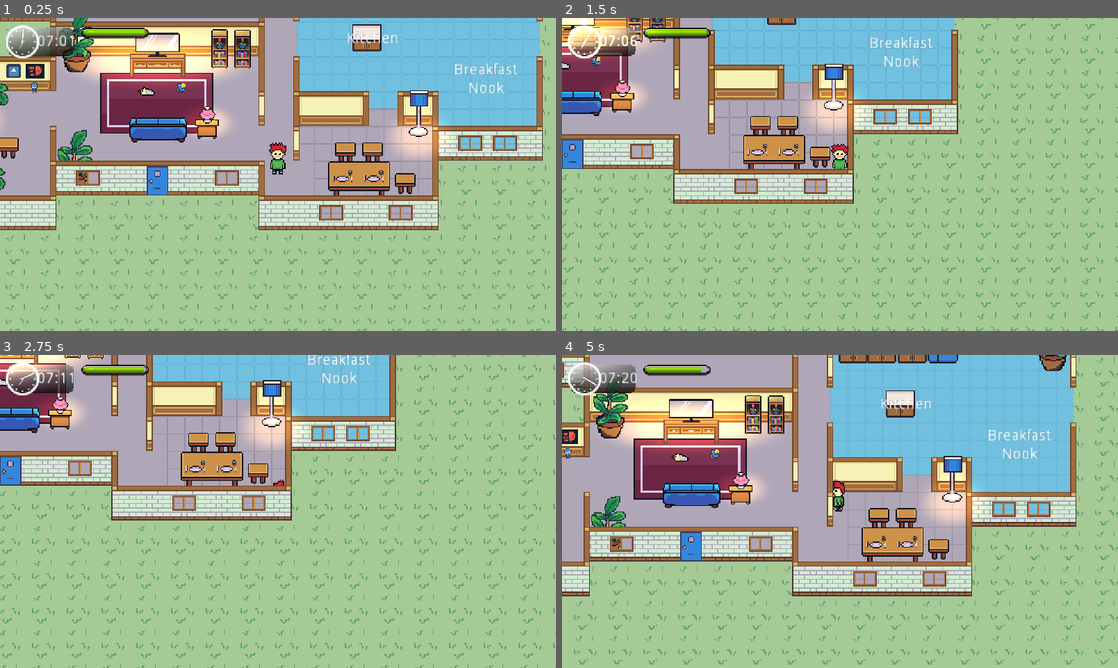
Above: before the commit, frames 1-4 (two rows, left to right).
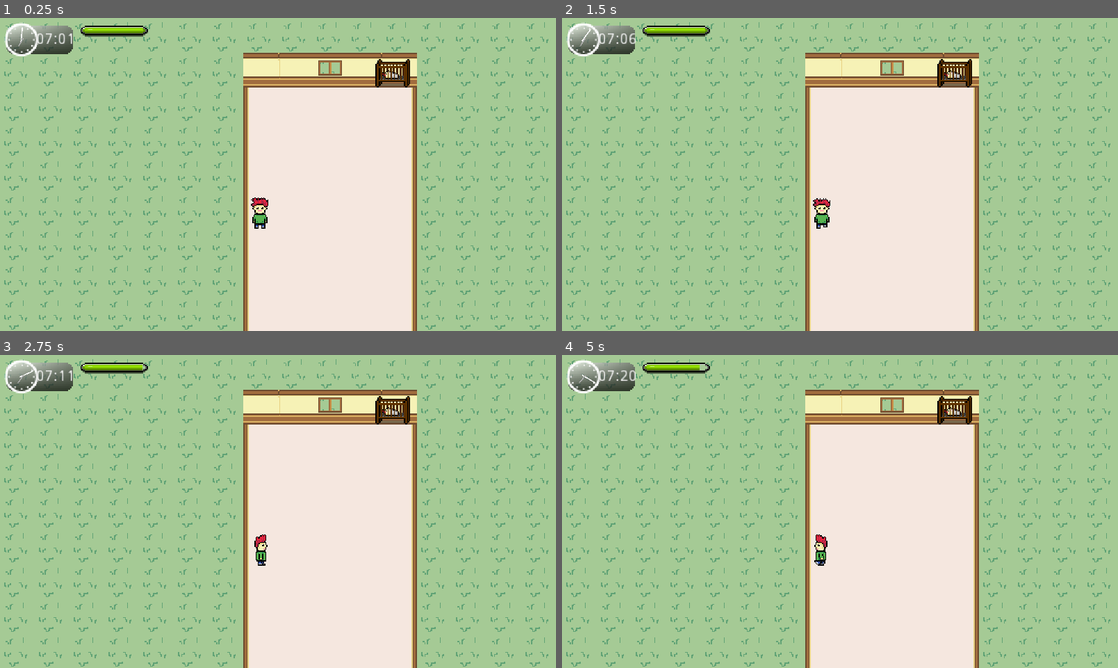
Above: after the commit, the same moments.

Repository: kevinms/godot-wild-jam-24
Game: Godot game, scene res://Main.tscn
The game is run twice, just before and just after one commit, with the same random seed, the same clock (stepped at 60 frames per second) and the same inputs. Before the commit the project starts from res://HouseV2.tscn. The engine's default icon, where the game draws it, is replaced by a stand-in: a white triangle on a blue panel in a dark square.
Inputs:
- Up to frame 1 (0.25 s): no input
- Up to frame 2 (1.5 s): tap Enter at 0.5 s; hold Right (ui_right) 0.53-1.28 s; tap Space (ui_select) at 0.6, 0.77, 1.07, 1.35 s; hold Down (ui_down) from 1.28 s (still down)
- Up to frame 3 (2.75 s): tap Space (ui_select) at 1.52, 1.82, 2.1 s; release Down (ui_down) at 2.03 s; hold Right (ui_right) from 2.03 s (still down)
- Up to frame 4 (5 s): release Right (ui_right) at 2.78 s; hold Up (ui_up) 2.78-3.53 s; tap Space (ui_select) at 2.85, 3.02, 3.32, 3.6, 3.77, 4.07, 4.35, 4.52, 4.82 s; hold Left (ui_left) from 3.53 s (still down)

The runs differ from the first frame. In frame 1, 70% of the frame differs, in the area x 0-99%, y 0-100%; in frame 2, 59%; in frame 3, 56%; in frame 4, 72%, in the area x 0-100%, y 0-100%.
Error after the commit: Attempt to call function 'getEnergy' in base 'null instance' on a null instance. (res://Player.gd:50)

Commit message:
Added Day changing overlay

Diff:
--- /dev/null
+++ b/Furniture/BedLarge.gd
@@ -0,0 +1,4 @@
+extends StaticBody2D
+
+func interact(guiHandle):
+	guiHandle.endDay()
--- a/Furniture/BedLarge.tscn
+++ b/Furniture/BedLarge.tscn
@@ -1,33 +1,34 @@
-[gd_scene load_steps=4 format=2]
+[gd_scene load_steps=5 format=2]
 
 [ext_resource path="res://Furniture/Assets/bed-large.png" type="Texture" id=1]
+[ext_resource path="res://Furniture/BedLarge.gd" type="Script" id=2]
 
-[sub_resource type="CapsuleShape2D" id=2]
+[sub_resource type="CapsuleShape2D" id=1]
 radius = 6.875
 height = 47.5
 
-[sub_resource type="RectangleShape2D" id=3]
+[sub_resource type="RectangleShape2D" id=2]
 extents = Vector2( 29.125, 26.125 )
 
-[node name="Node2D" type="StaticBody2D"]
+[node name="Bed" type="StaticBody2D"]
+collision_layer = 3
+collision_mask = 3
+script = ExtResource( 2 )
 
 [node name="bed-large" type="Sprite" parent="."]
 position = Vector2( -0.125, -30 )
 texture = ExtResource( 1 )
 
 [node name="CollisionShape2D2" type="CollisionShape2D" parent="."]
-visible = false
 position = Vector2( -0.25, -52.25 )
 rotation = 1.5708
-shape = SubResource( 2 )
+shape = SubResource( 1 )
 
 [node name="CollisionShape2D3" type="CollisionShape2D" parent="."]
-visible = false
 position = Vector2( -0.25, -5.625 )
 rotation = 1.5708
-shape = SubResource( 2 )
+shape = SubResource( 1 )
 
 [node name="CollisionShape2D" type="CollisionShape2D" parent="."]
-visible = false
 position = Vector2( -0.5, -28.625 )
-shape = SubResource( 3 )
+shape = SubResource( 2 )
--- a/Interactions/ToggleLight.gd
+++ b/Interactions/ToggleLight.gd
@@ -1,4 +1,4 @@
 extends Node2D
 
-func interact():
+func interact(guiHandle):
 	$Light2D.visible = !$Light2D.visible
--- a/Player.gd
+++ b/Player.gd
@@ -28,8 +28,9 @@
 		print("Opening the fridge for a snack!")
 		guiHandle.updateEnergy(100)
 
+	print(object)
 	if object.has_method("interact"):
-		object.interact()
+		object.interact(guiHandle)
 
 func _process(delta):
 	if Input.is_action_just_released("ui_select"):
--- a/UI/GUI.gd
+++ b/UI/GUI.gd
@@ -1,10 +1,11 @@
-extends MarginContainer
+extends Control
 
 
 # Declare member variables here. Examples:
 # var a = 2
 # var b = "text"
 
+var day = 0
 var hour = 0
 var minute = 0
 const INTERVAL = 1
@@ -12,10 +13,13 @@
 var energy = 100.0
 const ENERGYRATE = 0.8
 
-onready var numberElement = $HBoxContainer/Bars/Bar/Count/Number
-onready var energyGuageElement = $HBoxContainer/Bars/Bar/Guage
-onready var minHand = $HBoxContainer/Bars/Bar/Count/Title/MinuteHand
-onready var hourHand = $HBoxContainer/Bars/Bar/Count/Title/HourHand
+onready var numberElement = $margin/HBoxContainer/Bars/Bar/Count/Number
+onready var energyGuageElement = $margin/HBoxContainer/Bars/Bar/Guage
+onready var minHand = $margin/HBoxContainer/Bars/Bar/Count/Title/MinuteHand
+onready var hourHand = $margin/HBoxContainer/Bars/Bar/Count/Title/HourHand
+onready var anim = $AnimationPlayer
+
+onready var dayLabel = $CanvasLayer/CenterContainer/DayLabel
 
 # Called when the node enters the scene tree for the first time.
 func _ready():
@@ -30,8 +34,18 @@
 func getEnergy():
 	return energy
 
+func endDay():
+	print("End of day!")
+	hour = 7
+	minute = 0
+	energy = 100
+	day += 1
+	updateUI()
+	anim.play("EndOfDay")
+
 func updateUI():
 	numberElement.text = "%02d:%02d" % [hour, minute]
+	dayLabel.text = "Day: %d" % [day]
 	energyGuageElement.value = energy
 	minHand.rect_rotation = minute/60.0*360
 	hourHand.rect_rotation = (hour/12.0 + minute/60.0/12 )*360
@@ -43,6 +57,7 @@
 		hour += 1
 	if hour > 12:
 		hour = 1
+		day += 1
 
 	energy -= ENERGYRATE
 	updateUI()
--- a/UI/GUI.tscn
+++ b/UI/GUI.tscn
@@ -7,52 +7,276 @@
 [ext_resource path="res://UI/GUI.gd" type="Script" id=5]
 [ext_resource path="res://UI/clock_face.png" type="Texture" id=6]
 [ext_resource path="res://UI/clock_hour_hand.png" type="Texture" id=7]
-
-[node name="GUI" type="MarginContainer"]
+[ext_resource path="res://Fonts/carlito/Carlito-Regular.ttf" type="DynamicFontData" id=8]
+
+[sub_resource type="DynamicFont" id=3]
+size = 75
+outline_size = 1
+outline_color = Color( 0.447059, 0.447059, 0.447059, 1 )
+font_data = ExtResource( 8 )
+
+[sub_resource type="Animation" id=2]
+resource_name = "EndOfDay"
+length = 2.0
+tracks/0/type = "value"
+tracks/0/path = NodePath("CanvasLayer/ColorRect:color")
+tracks/0/interp = 1
+tracks/0/loop_wrap = true
+tracks/0/imported = false
+tracks/0/enabled = true
+tracks/0/keys = {
+"times": PoolRealArray( 0, 1, 2 ),
+"transitions": PoolRealArray( 1, 1, 1 ),
+"update": 0,
+"values": [ Color( 0, 0, 0, 0 ), Color( 0, 0, 0, 1 ), Color( 0, 0, 0, 0 ) ]
+}
+tracks/1/type = "value"
+tracks/1/path = NodePath("CanvasLayer/ColorRect:margin_left")
+tracks/1/interp = 1
+tracks/1/loop_wrap = true
+tracks/1/imported = false
+tracks/1/enabled = true
+tracks/1/keys = {
+"times": PoolRealArray( 0, 1 ),
+"transitions": PoolRealArray( 1, 1 ),
+"update": 1,
+"values": [ 0.0, 0.0 ]
+}
+tracks/2/type = "value"
+tracks/2/path = NodePath("CanvasLayer/ColorRect:margin_top")
+tracks/2/interp = 1
+tracks/2/loop_wrap = true
+tracks/2/imported = false
+tracks/2/enabled = true
+tracks/2/keys = {
+"times": PoolRealArray( 0, 1 ),
+"transitions": PoolRealArray( 1, 1 ),
+"update": 1,
+"values": [ 0.0, 0.0 ]
+}
+tracks/3/type = "value"
+tracks/3/path = NodePath("CanvasLayer/ColorRect:margin_right")
+tracks/3/interp = 1
+tracks/3/loop_wrap = true
+tracks/3/imported = false
+tracks/3/enabled = true
+tracks/3/keys = {
+"times": PoolRealArray( 0, 1 ),
+"transitions": PoolRealArray( 1, 1 ),
+"update": 1,
+"values": [ 512.0, 512.0 ]
+}
+tracks/4/type = "value"
+tracks/4/path = NodePath("CanvasLayer/ColorRect:margin_bottom")
+tracks/4/interp = 1
+tracks/4/loop_wrap = true
+tracks/4/imported = false
+tracks/4/enabled = true
+tracks/4/keys = {
+"times": PoolRealArray( 0, 1 ),
+"transitions": PoolRealArray( 1, 1 ),
+"update": 1,
+"values": [ 288.0, 288.0 ]
+}
+tracks/5/type = "value"
+tracks/5/path = NodePath("CanvasLayer/ColorRect:visible")
+tracks/5/interp = 1
+tracks/5/loop_wrap = true
+tracks/5/imported = false
+tracks/5/enabled = true
+tracks/5/keys = {
+"times": PoolRealArray( 0, 0.1, 1, 1.9, 2 ),
+"transitions": PoolRealArray( 1, 1, 1, 1, 1 ),
+"update": 1,
+"values": [ false, true, true, false, false ]
+}
+tracks/6/type = "value"
+tracks/6/path = NodePath("CanvasLayer/CenterContainer/DayLabel:custom_colors/font_color")
+tracks/6/interp = 1
+tracks/6/loop_wrap = true
+tracks/6/imported = false
+tracks/6/enabled = true
+tracks/6/keys = {
+"times": PoolRealArray( 0, 1, 2 ),
+"transitions": PoolRealArray( 1, 1, 1 ),
+"update": 0,
+"values": [ Color( 1, 1, 1, 0 ), Color( 1, 1, 1, 1 ), Color( 1, 1, 1, 0 ) ]
+}
+tracks/7/type = "value"
+tracks/7/path = NodePath("CanvasLayer/CenterContainer/DayLabel:custom_colors/font_outline_modulate")
+tracks/7/interp = 1
+tracks/7/loop_wrap = true
+tracks/7/imported = false
+tracks/7/enabled = true
+tracks/7/keys = {
+"times": PoolRealArray( 0, 1, 2 ),
+"transitions": PoolRealArray( 1, 1, 1 ),
+"update": 0,
+"values": [ Color( 0.745098, 0.745098, 0.745098, 0 ), Color( 0.745098, 0.745098, 0.745098, 1 ), Color( 0, 0, 0, 0 ) ]
+}
+
+[sub_resource type="Animation" id=1]
+resource_name = "FadeToBlack"
+length = 0.5
+tracks/0/type = "value"
+tracks/0/path = NodePath("CanvasLayer/ColorRect:color")
+tracks/0/interp = 1
+tracks/0/loop_wrap = true
+tracks/0/imported = false
+tracks/0/enabled = true
+tracks/0/keys = {
+"times": PoolRealArray( 0, 0.5 ),
+"transitions": PoolRealArray( 1, 1 ),
+"update": 0,
+"values": [ Color( 0, 0, 0, 0 ), Color( 0, 0, 0, 1 ) ]
+}
+tracks/1/type = "value"
+tracks/1/path = NodePath("CanvasLayer/ColorRect:margin_left")
+tracks/1/interp = 1
+tracks/1/loop_wrap = true
+tracks/1/imported = false
+tracks/1/enabled = true
+tracks/1/keys = {
+"times": PoolRealArray( 0, 0.5 ),
+"transitions": PoolRealArray( 1, 1 ),
+"update": 1,
+"values": [ 0.0, 0.0 ]
+}
+tracks/2/type = "value"
+tracks/2/path = NodePath("CanvasLayer/ColorRect:margin_top")
+tracks/2/interp = 1
+tracks/2/loop_wrap = true
+tracks/2/imported = false
+tracks/2/enabled = true
+tracks/2/keys = {
+"times": PoolRealArray( 0, 0.5 ),
+"transitions": PoolRealArray( 1, 1 ),
+"update": 1,
+"values": [ 0.0, 0.0 ]
+}
+tracks/3/type = "value"
+tracks/3/path = NodePath("CanvasLayer/ColorRect:margin_right")
+tracks/3/interp = 1
+tracks/3/loop_wrap = true
+tracks/3/imported = false
+tracks/3/enabled = true
+tracks/3/keys = {
+"times": PoolRealArray( 0, 0.5 ),
+"transitions": PoolRealArray( 1, 1 ),
+"update": 1,
+"values": [ 512.0, 512.0 ]
+}
+tracks/4/type = "value"
+tracks/4/path = NodePath("CanvasLayer/ColorRect:margin_bottom")
+tracks/4/interp = 1
+tracks/4/loop_wrap = true
+tracks/4/imported = false
+tracks/4/enabled = true
+tracks/4/keys = {
+"times": PoolRealArray( 0, 0.5 ),
+"transitions": PoolRealArray( 1, 1 ),
+"update": 1,
+"values": [ 288.0, 288.0 ]
+}
+tracks/5/type = "value"
+tracks/5/path = NodePath("CanvasLayer/ColorRect:visible")
+tracks/5/interp = 1
+tracks/5/loop_wrap = true
+tracks/5/imported = false
+tracks/5/enabled = true
+tracks/5/keys = {
+"times": PoolRealArray( 0, 0.1, 0.5 ),
+"transitions": PoolRealArray( 1, 1, 1 ),
+"update": 1,
+"values": [ false, true, true ]
+}
+
+[node name="GUI" type="Control"]
 anchor_right = 1.0
+script = ExtResource( 5 )
+__meta__ = {
+"_edit_use_anchors_": false
+}
+
+[node name="CanvasLayer" type="CanvasLayer" parent="."]
+layer = 10
+
+[node name="ColorRect" type="ColorRect" parent="CanvasLayer"]
+visible = false
+margin_right = 512.0
+margin_bottom = 288.0
+color = Color( 0, 0, 0, 0 )
+__meta__ = {
+"_edit_use_anchors_": false
+}
+
+[node name="CenterContainer" type="CenterContainer" parent="CanvasLayer"]
+margin_top = 1.0
+margin_right = 513.0
+margin_bottom = 290.0
+__meta__ = {
+"_edit_use_anchors_": false
+}
+
+[node name="DayLabel" type="Label" parent="CanvasLayer/CenterContainer"]
+margin_left = 161.0
+margin_top = 106.0
+margin_right = 352.0
+margin_bottom = 182.0
+custom_fonts/font = SubResource( 3 )
+custom_colors/font_color = Color( 1, 1, 1, 0 )
+custom_colors/font_outline_modulate = Color( 0.745098, 0.745098, 0.745098, 0 )
+text = "Day: 0"
+
+[node name="AnimationPlayer" type="AnimationPlayer" parent="."]
+anims/EndOfDay = SubResource( 2 )
+anims/FadeToBlack = SubResource( 1 )
+
+[node name="margin" type="MarginContainer" parent="."]
+margin_right = 512.0
+margin_bottom = 40.0
 custom_constants/margin_right = 4
 custom_constants/margin_top = 4
 custom_constants/margin_left = 4
 custom_constants/margin_bottom = 4
-script = ExtResource( 5 )
-__meta__ = {
-"_edit_use_anchors_": false
-}
-
-[node name="Timer" type="Timer" parent="."]
+__meta__ = {
+"_edit_use_anchors_": false
+}
+
+[node name="Timer" type="Timer" parent="margin"]
 wait_time = 0.25
 autostart = true
 
-[node name="HBoxContainer" type="HBoxContainer" parent="."]
+[node name="HBoxContainer" type="HBoxContainer" parent="margin"]
 margin_left = 4.0
 margin_top = 4.0
 margin_right = 508.0
 margin_bottom = 36.0
 
-[node name="Bars" type="VBoxContainer" parent="HBoxContainer"]
+[node name="Bars" type="VBoxContainer" parent="margin/HBoxContainer"]
 margin_right = 133.0
 margin_bottom = 32.0
 
-[node name="Bar" type="HBoxContainer" parent="HBoxContainer/Bars"]
+[node name="Bar" type="HBoxContainer" parent="margin/HBoxContainer/Bars"]
 margin_right = 133.0
 margin_bottom = 32.0
 
-[node name="Count" type="MarginContainer" parent="HBoxContainer/Bars/Bar"]
+[node name="Count" type="MarginContainer" parent="margin/HBoxContainer/Bars/Bar"]
 margin_right = 65.0
 margin_bottom = 32.0
 
-[node name="Background" type="NinePatchRect" parent="HBoxContainer/Bars/Bar/Count"]
+[node name="Background" type="NinePatchRect" parent="margin/HBoxContainer/Bars/Bar/Count"]
 margin_right = 65.0
 margin_bottom = 32.0
 rect_min_size = Vector2( 65, 32 )
 texture = ExtResource( 2 )
 
-[node name="Title" type="TextureRect" parent="HBoxContainer/Bars/Bar/Count"]
+[node name="Title" type="TextureRect" parent="margin/HBoxContainer/Bars/Bar/Count"]
 margin_right = 65.0
 margin_bottom = 32.0
 texture = ExtResource( 6 )
 
-[node name="MinuteHand" type="TextureRect" parent="HBoxContainer/Bars/Bar/Count/Title"]
+[node name="MinuteHand" type="TextureRect" parent="margin/HBoxContainer/Bars/Bar/Count/Title"]
 margin_right = 40.0
 margin_bottom = 40.0
 rect_rotation = 360.0
@@ -62,7 +286,7 @@
 "_edit_use_anchors_": false
 }
 
-[node name="HourHand" type="TextureRect" parent="HBoxContainer/Bars/Bar/Count/Title"]
+[node name="HourHand" type="TextureRect" parent="margin/HBoxContainer/Bars/Bar/Count/Title"]
 margin_right = 40.0
 margin_bottom = 40.0
 rect_pivot_offset = Vector2( 16, 16 )
@@ -71,14 +295,14 @@
 "_edit_use_anchors_": false
 }
 
-[node name="Number" type="Label" parent="HBoxContainer/Bars/Bar/Count"]
+[node name="Number" type="Label" parent="margin/HBoxContainer/Bars/Bar/Count"]
 margin_top = 9.0
 margin_right = 65.0
 margin_bottom = 23.0
 text = "12:35"
 align = 2
 
-[node name="Guage" type="TextureProgress" parent="HBoxContainer/Bars/Bar"]
+[node name="Guage" type="TextureProgress" parent="margin/HBoxContainer/Bars/Bar"]
 margin_left = 69.0
 margin_right = 133.0
 margin_bottom = 32.0
@@ -86,8 +310,18 @@
 texture_under = ExtResource( 4 )
 texture_progress = ExtResource( 3 )
 
-[node name="Counters" type="HBoxContainer" parent="HBoxContainer"]
+[node name="Counters" type="HBoxContainer" parent="margin/HBoxContainer"]
 margin_left = 137.0
 margin_right = 137.0
 margin_bottom = 32.0
-[connection signal="timeout" from="Timer" to="." method="_on_Timer_timeout"]
+
+[node name="DaySummary" type="MarginContainer" parent="."]
+visible = false
+margin_left = 40.0
+margin_top = 40.0
+margin_right = 40.0
+margin_bottom = 40.0
+__meta__ = {
+"_edit_use_anchors_": false
+}
+[connection signal="timeout" from="margin/Timer" to="." method="_on_Timer_timeout"]
--- a/project.godot
+++ b/project.godot
@@ -16,7 +16,7 @@
 [application]
 
 config/name="godot-wild-jam-24"
-run/main_scene="res://HouseV2.tscn"
+run/main_scene="res://Main.tscn"
 config/icon="res://icon.png"
 
 [display]
@@ -58,7 +58,6 @@
 "events": [ Object(InputEventKey,"resource_local_to_scene":false,"resource_name":"","device":0,"alt":false,"shift":false,"control":false,"meta":false,"command":false,"pressed":false,"scancode":16777231,"unicode":0,"echo":false,"script":null)
 , Object(InputEventJoypadButton,"resource_local_to_scene":false,"resource_name":"","device":0,"button_index":14,"pressure":0.0,"pressed":false,"script":null)
 , Object(InputEventKey,"resource_local_to_scene":false,"resource_name":"","device":0,"alt":false,"shift":false,"control":false,"meta":false,"command":false,"pressed":false,"scancode":65,"unicode":0,"echo":false,"script":null)
-, Object(InputEventJoypadMotion,"resource_local_to_scene":false,"resource_name":"","device":-1,"axis":0,"axis_value":-1.0,"script":null)
  ]
 }
 ui_right={
@@ -66,7 +65,6 @@
 "events": [ Object(InputEventKey,"resource_local_to_scene":false,"resource_name":"","device":0,"alt":false,"shift":false,"control":false,"meta":false,"command":false,"pressed":false,"scancode":16777233,"unicode":0,"echo":false,"script":null)
 , Object(InputEventJoypadButton,"resource_local_to_scene":false,"resource_name":"","device":0,"button_index":15,"pressure":0.0,"pressed":false,"script":null)
 , Object(InputEventKey,"resource_local_to_scene":false,"resource_name":"","device":0,"alt":false,"shift":false,"control":false,"meta":false,"command":false,"pressed":false,"scancode":68,"unicode":0,"echo":false,"script":null)
-, Object(InputEventJoypadMotion,"resource_local_to_scene":false,"resource_name":"","device":0,"axis":0,"axis_value":1.0,"script":null)
  ]
 }
 ui_up={
@@ -74,7 +72,6 @@
 "events": [ Object(InputEventKey,"resource_local_to_scene":false,"resource_name":"","device":0,"alt":false,"shift":false,"control":false,"meta":false,"command":false,"pressed":false,"scancode":16777232,"unicode":0,"echo":false,"script":null)
 , Object(InputEventJoypadButton,"resource_local_to_scene":false,"resource_name":"","device":0,"button_index":12,"pressure":0.0,"pressed":false,"script":null)
 , Object(InputEventKey,"resource_local_to_scene":false,"resource_name":"","device":0,"alt":false,"shift":false,"control":false,"meta":false,"command":false,"pressed":false,"scancode":87,"unicode":0,"echo":false,"script":null)
-, Object(InputEventJoypadMotion,"resource_local_to_scene":false,"resource_name":"","device":0,"axis":1,"axis_value":-1.0,"script":null)
  ]
 }
 ui_down={
@@ -82,13 +79,8 @@
 "events": [ Object(InputEventKey,"resource_local_to_scene":false,"resource_name":"","device":0,"alt":false,"shift":false,"control":false,"meta":false,"command":false,"pressed":false,"scancode":16777234,"unicode":0,"echo":false,"script":null)
 , Object(InputEventJoypadButton,"resource_local_to_scene":false,"resource_name":"","device":0,"button_index":13,"pressure":0.0,"pressed":false,"script":null)
 , Object(InputEventKey,"resource_local_to_scene":false,"resource_name":"","device":0,"alt":false,"shift":false,"control":false,"meta":false,"command":false,"pressed":false,"scancode":83,"unicode":0,"echo":false,"script":null)
-, Object(InputEventJoypadMotion,"resource_local_to_scene":false,"resource_name":"","device":0,"axis":1,"axis_value":1.0,"script":null)
  ]
 }
-
-[layer_names]
-
-2d_physics/layer_2="Interactive"
 
 [rendering]
 
Binary file added: Fonts/carlito/Carlito-Bold.ttf
Binary file added: Fonts/carlito/Carlito-BoldItalic.ttf
Binary file added: Fonts/carlito/Carlito-Italic.ttf
Binary file added: Fonts/carlito/Carlito-Regular.ttf
Not shown: 1 places in UI/GUI.tscn that only renumber resources
Not shown, added: Fonts/carlito/LICENSE
